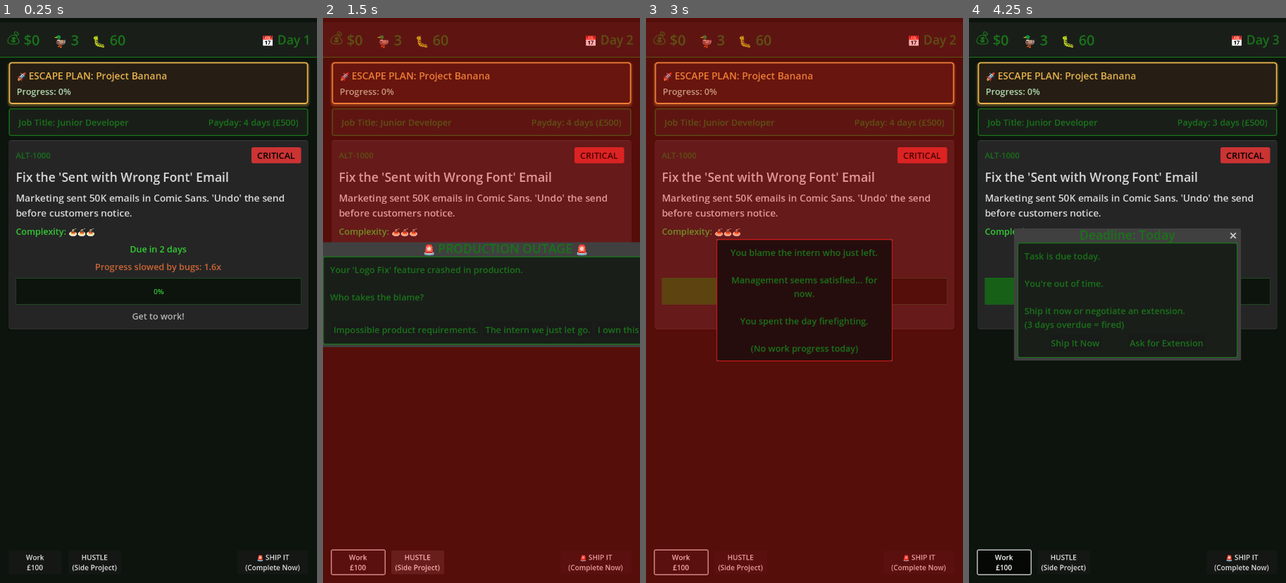
Above: before the commit, frames 1-4 (left to right).
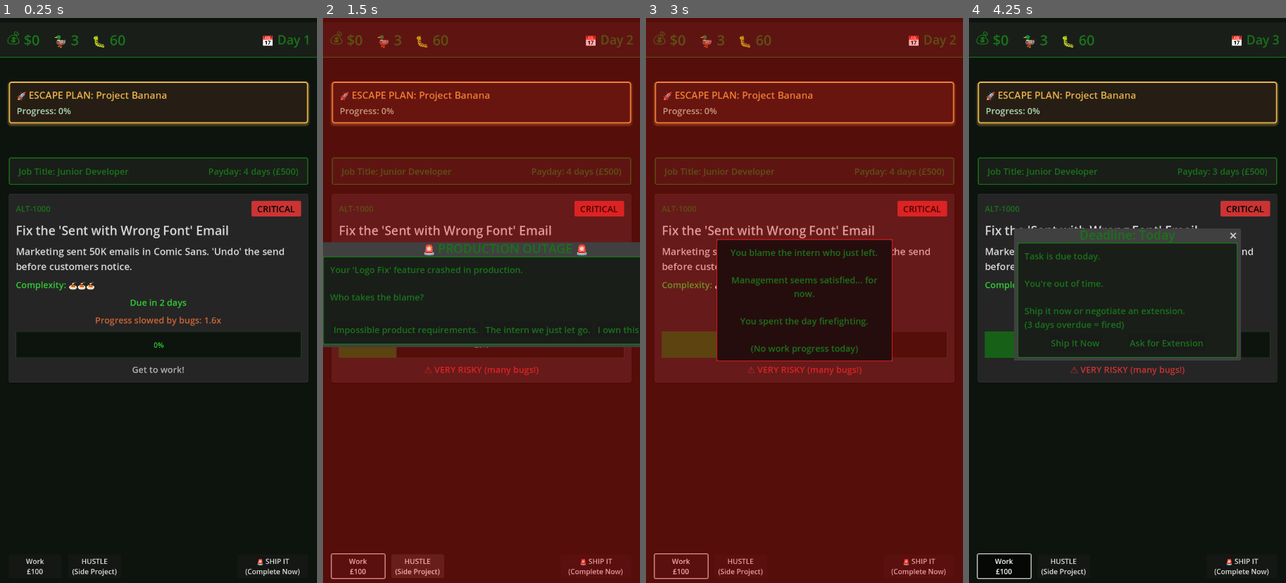
Above: after the commit, the same moments.

Repository: lmchoi/alt-f-this
Game: Godot game, scene res://scenes/game_ui.tscn
The game is run twice, just before and just after one commit, with the same random seed, the same clock (stepped at 60 frames per second) and the same inputs.
Inputs:
- Up to frame 1 (0.25 s): no input
- Up to frame 2 (1.5 s): click "Work £100" at 0.5 s; click "HUSTLE (Side Project)" at 1.25 s
- Up to frame 3 (3 s): click "🚨 SHIP IT (Complete Now)" at 2 s; click "The intern we just let go." at 2.75 s
- Up to frame 4 (4.25 s): click "Work £100" at 3.5 s

The runs differ from the first frame. In frame 1, 24% of the frame differs, in the area x 2-98%, y 7-99%; in frame 2, 7.4%; in frame 3, 8.9%; in frame 4, 19%.

Commit message:
Add top and bottom spacers in game ui

Diff:
--- a/scenes/game_ui.tscn
+++ b/scenes/game_ui.tscn
@@ -1,14 +1,14 @@
-[gd_scene load_steps=10 format=3 uid="uid://bkcqc3g6mk6ky"]
+[gd_scene load_steps=13 format=3 uid="uid://bkcqc3g6mk6ky"]
 
 [ext_resource type="Script" uid="uid://ccibd5kcuisnk" path="res://scenes/game_ui.gd" id="1_yubou"]
 [ext_resource type="Script" uid="uid://o4uecgfegpr2" path="res://scripts/ui/action_button.gd" id="2_rns2u"]
-[ext_resource type="PackedScene" path="res://scenes/top_bar.tscn" id="2_topbar"]
+[ext_resource type="PackedScene" uid="uid://bvq8yh3xqw7ej" path="res://scenes/top_bar.tscn" id="2_topbar"]
 [ext_resource type="PackedScene" path="res://scenes/job_info.tscn" id="3_jobinfo"]
-[ext_resource type="PackedScene" path="res://scenes/task_panel.tscn" id="3_taskpanel"]
-[ext_resource type="PackedScene" path="res://scenes/side_project_panel.tscn" id="4_sideproject"]
+[ext_resource type="PackedScene" uid="uid://bgkcmaeachwe4" path="res://scenes/task_panel.tscn" id="3_taskpanel"]
+[ext_resource type="PackedScene" uid="uid://c8y5kn7m2p3qr" path="res://scenes/side_project_panel.tscn" id="4_sideproject"]
 [ext_resource type="PackedScene" uid="uid://b5nqygpy3h33x" path="res://scenes/dialogs/event_popup.tscn" id="4_u2dgd"]
-[ext_resource type="PackedScene" uid="uid://cbvx8j3k2m5qr" path="res://scenes/dialogs/outage_consequence_popup.tscn" id="5_outage_consequence"]
-[ext_resource type="Theme" path="res://themes/dialog_theme.tres" id="5_dialog_theme"]
+[ext_resource type="Theme" uid="uid://f4lrrcd0nn1k" path="res://themes/dialog_theme.tres" id="5_dialog_theme"]
+[ext_resource type="PackedScene" path="res://scenes/dialogs/outage_consequence_popup.tscn" id="5_outage_consequence"]
 [ext_resource type="Script" uid="uid://c6kb37pd6cpiu" path="res://scenes/dialogs/deadline_dialog.gd" id="6_djwj0"]
 [ext_resource type="Script" uid="uid://c21qcpvp6sbak" path="res://scenes/dialogs/completion_dialog.gd" id="7_completion"]
 [ext_resource type="Script" uid="uid://57tvoy16rd5j" path="res://scenes/dialogs/outage_dialog.gd" id="7_e0pfi"]
@@ -31,54 +31,75 @@
 offset_top = 10.0
 grow_horizontal = 2
 grow_vertical = 2
-theme_override_constants/separation = 0
 
 [node name="TopBar" parent="VBoxContainer" instance=ExtResource("2_topbar")]
 layout_mode = 2
 
-[node name="SideProjectMargin" type="MarginContainer" parent="VBoxContainer"]
+[node name="TopSpacer" type="Control" parent="VBoxContainer"]
 layout_mode = 2
+size_flags_vertical = 3
+size_flags_stretch_ratio = 0.1
+
+[node name="BoxContainer" type="BoxContainer" parent="VBoxContainer"]
+layout_mode = 2
+size_flags_vertical = 6
+size_flags_stretch_ratio = 0.4
+
+[node name="SideProjectMargin" type="MarginContainer" parent="VBoxContainer/BoxContainer"]
+layout_mode = 2
+size_flags_horizontal = 3
 theme_override_constants/margin_left = 20
 theme_override_constants/margin_top = 10
 theme_override_constants/margin_right = 20
+theme_override_constants/margin_bottom = 10
 
-[node name="SideProjectPanel" parent="VBoxContainer/SideProjectMargin" instance=ExtResource("4_sideproject")]
+[node name="SideProjectPanel" parent="VBoxContainer/BoxContainer/SideProjectMargin" instance=ExtResource("4_sideproject")]
 layout_mode = 2
 
-
-[node name="JobInfoMargin" type="MarginContainer" parent="VBoxContainer"]
+[node name="JobMarginContainer" type="MarginContainer" parent="VBoxContainer"]
 layout_mode = 2
+size_flags_vertical = 6
+size_flags_stretch_ratio = 2.0
 theme_override_constants/margin_left = 20
 theme_override_constants/margin_top = 10
 theme_override_constants/margin_right = 20
+theme_override_constants/margin_bottom = 10
 
-[node name="JobInfo" parent="VBoxContainer/JobInfoMargin" instance=ExtResource("3_jobinfo")]
+[node name="VBoxContainer" type="VBoxContainer" parent="VBoxContainer/JobMarginContainer"]
+layout_mode = 2
+theme_override_constants/separation = 20
+
+[node name="JobInfoMargin" type="MarginContainer" parent="VBoxContainer/JobMarginContainer/VBoxContainer"]
 layout_mode = 2
 
-[node name="TaskPanelMargin" type="MarginContainer" parent="VBoxContainer"]
+[node name="JobInfo" parent="VBoxContainer/JobMarginContainer/VBoxContainer/JobInfoMargin" instance=ExtResource("3_jobinfo")]
 layout_mode = 2
+
+[node name="TaskPanelMargin" type="MarginContainer" parent="VBoxContainer/JobMarginContainer/VBoxContainer"]
+layout_mode = 2
+
+[node name="TaskPanel" parent="VBoxContainer/JobMarginContainer/VBoxContainer/TaskPanelMargin" instance=ExtResource("3_taskpanel")]
+layout_mode = 2
+
+[node name="BottomSpacer" type="Control" parent="VBoxContainer"]
+layout_mode = 2
+size_flags_vertical = 3
+
+[node name="ActionPanelMargin" type="MarginContainer" parent="VBoxContainer"]
+layout_mode = 2
+size_flags_vertical = 3
+size_flags_stretch_ratio = 0.2
 theme_override_constants/margin_left = 20
 theme_override_constants/margin_top = 10
 theme_override_constants/margin_right = 20
+theme_override_constants/margin_bottom = 10
 
-[node name="TaskPanel" parent="VBoxContainer/TaskPanelMargin" instance=ExtResource("3_taskpanel")]
+[node name="ActionButtons" type="HBoxContainer" parent="VBoxContainer/ActionPanelMargin"]
 layout_mode = 2
+size_flags_vertical = 4
+theme_override_constants/separation = 15
 
-[node name="ActionButtons" type="HBoxContainer" parent="."]
-anchors_preset = 12
-anchor_top = 1.0
-anchor_right = 1.0
-anchor_bottom = 1.0
-offset_left = 20.0
-offset_top = -60.0
-offset_right = -20.0
-offset_bottom = -20.0
-grow_horizontal = 2
-grow_vertical = 0
-theme_override_constants/separation = 15
-alignment = 0
-
-[node name="WorkButton" type="Button" parent="ActionButtons"]
+[node name="WorkButton" type="Button" parent="VBoxContainer/ActionPanelMargin/ActionButtons"]
 unique_name_in_owner = true
 custom_minimum_size = Vector2(120, 40)
 layout_mode = 2
@@ -87,7 +108,7 @@
 script = ExtResource("2_rns2u")
 metadata/_custom_type_script = "uid://o4uecgfegpr2"
 
-[node name="SlackButton" type="Button" parent="ActionButtons"]
+[node name="SlackButton" type="Button" parent="VBoxContainer/ActionPanelMargin/ActionButtons"]
 unique_name_in_owner = true
 custom_minimum_size = Vector2(120, 40)
 layout_mode = 2
@@ -96,11 +117,11 @@
 script = ExtResource("2_rns2u")
 metadata/_custom_type_script = "uid://o4uecgfegpr2"
 
-[node name="Spacer" type="Control" parent="ActionButtons"]
+[node name="Spacer" type="Control" parent="VBoxContainer/ActionPanelMargin/ActionButtons"]
 layout_mode = 2
 size_flags_horizontal = 3
 
-[node name="ShipItButton" type="Button" parent="ActionButtons"]
+[node name="ShipItButton" type="Button" parent="VBoxContainer/ActionPanelMargin/ActionButtons"]
 unique_name_in_owner = true
 custom_minimum_size = Vector2(160, 40)
 layout_mode = 2
@@ -110,7 +131,6 @@
 metadata/_custom_type_script = "uid://o4uecgfegpr2"
 
 [node name="EventPopup" parent="." instance=ExtResource("4_u2dgd")]
-initial_position = 1
 visible = false
 
 [node name="OutageConsequencePopup" parent="." instance=ExtResource("5_outage_consequence")]
--- a/themes/badge_theme.tres
+++ b/themes/badge_theme.tres
@@ -1,48 +1,48 @@
-[gd_resource type="Theme" load_steps=5 format=3]
+[gd_resource type="Theme" load_steps=5 format=3 uid="uid://c1x3tdoam8wd8"]
 
 [sub_resource type="StyleBoxFlat" id="StyleBoxFlat_critical"]
+content_margin_left = 8.0
+content_margin_top = 4.0
+content_margin_right = 8.0
+content_margin_bottom = 4.0
 bg_color = Color(0.8, 0.2, 0.2, 1)
 corner_radius_top_left = 4
 corner_radius_top_right = 4
 corner_radius_bottom_right = 4
 corner_radius_bottom_left = 4
+
+[sub_resource type="StyleBoxFlat" id="StyleBoxFlat_optics"]
 content_margin_left = 8.0
 content_margin_top = 4.0
 content_margin_right = 8.0
 content_margin_bottom = 4.0
-
-[sub_resource type="StyleBoxFlat" id="StyleBoxFlat_optics"]
 bg_color = Color(0.9, 0.5, 0.9, 1)
 corner_radius_top_left = 4
 corner_radius_top_right = 4
 corner_radius_bottom_right = 4
 corner_radius_bottom_left = 4
+
+[sub_resource type="StyleBoxFlat" id="StyleBoxFlat_technical"]
 content_margin_left = 8.0
 content_margin_top = 4.0
 content_margin_right = 8.0
 content_margin_bottom = 4.0
-
-[sub_resource type="StyleBoxFlat" id="StyleBoxFlat_technical"]
-bg_color = Color(0.4, 0.7, 1.0, 1)
+bg_color = Color(0.4, 0.7, 1, 1)
 corner_radius_top_left = 4
 corner_radius_top_right = 4
 corner_radius_bottom_right = 4
 corner_radius_bottom_left = 4
+
+[sub_resource type="StyleBoxFlat" id="StyleBoxFlat_urgent"]
 content_margin_left = 8.0
 content_margin_top = 4.0
 content_margin_right = 8.0
 content_margin_bottom = 4.0
-
-[sub_resource type="StyleBoxFlat" id="StyleBoxFlat_urgent"]
 bg_color = Color(0.8, 0.8, 0.2, 1)
 corner_radius_top_left = 4
 corner_radius_top_right = 4
 corner_radius_bottom_right = 4
 corner_radius_bottom_left = 4
-content_margin_left = 8.0
-content_margin_top = 4.0
-content_margin_right = 8.0
-content_margin_bottom = 4.0
 
 [resource]
 Label/font_sizes/font_size = 20
--- a/themes/dialog_theme.tres
+++ b/themes/dialog_theme.tres
@@ -1,6 +1,10 @@
-[gd_resource type="Theme" load_steps=3 format=3]
+[gd_resource type="Theme" load_steps=3 format=3 uid="uid://f4lrrcd0nn1k"]
 
 [sub_resource type="StyleBoxFlat" id="StyleBoxFlat_dialog_panel"]
+content_margin_left = 16.0
+content_margin_top = 16.0
+content_margin_right = 16.0
+content_margin_bottom = 16.0
 bg_color = Color(0.1, 0.12, 0.1, 1)
 border_width_left = 2
 border_width_top = 2
@@ -11,10 +15,6 @@
 corner_radius_top_right = 4
 corner_radius_bottom_right = 4
 corner_radius_bottom_left = 4
-content_margin_left = 16.0
-content_margin_top = 16.0
-content_margin_right = 16.0
-content_margin_bottom = 16.0
 
 [sub_resource type="StyleBoxFlat" id="StyleBoxFlat_title_panel"]
 bg_color = Color(0.05, 0.08, 0.05, 1)
@@ -26,7 +26,7 @@
 AcceptDialog/font_sizes/title_font_size = 28
 AcceptDialog/styles/panel = SubResource("StyleBoxFlat_dialog_panel")
 AcceptDialog/styles/title_panel = SubResource("StyleBoxFlat_title_panel")
+Button/colors/font_color = Color(0.1, 0.45, 0.1, 1)
+Button/font_sizes/font_size = 20
 Label/colors/font_color = Color(0.1, 0.45, 0.1, 1)
 Label/font_sizes/font_size = 20
-Button/font_sizes/font_size = 20
-Button/colors/font_color = Color(0.1, 0.45, 0.1, 1)
--- /dev/null
+++ b/themes/game_ui_margin.tres
@@ -0,0 +1,3 @@
+[gd_resource type="Theme" format=3 uid="uid://bnaaobmyab6lo"]
+
+[resource]
--- a/themes/main_theme.tres
+++ b/themes/main_theme.tres
@@ -1,20 +1,4 @@
-[gd_resource type="Theme" load_steps=7 format=3]
-
-;; FONT SIZE HIERARCHY
-;; This theme defines base defaults. Scene files (.tscn) override specific elements as needed.
-;;
-;; Design System:
-;; - 48px: End game title (dramatic impact)
-;; - 32px: Top bar stats (always visible, critical info)
-;; - 28px: Task titles, dialog titles (primary headings)
-;; - 24px: Progress percentage, deadline (high visibility metrics)
-;; - 22px: Task description, action buttons (important actions)
-;; - 20px: Base labels, metadata, badges (minimum readable size - theme default)
-;;
-;; To change font sizes:
-;; 1. Update scene-specific overrides in .tscn files (e.g., scenes/task_panel.tscn)
-;; 2. Update theme defaults below (Label/Button font_sizes)
-;; 3. Keep this comment in sync with actual usage
+[gd_resource type="Theme" load_steps=4 format=3 uid="uid://buaicsh0r3xyc"]
 
 [sub_resource type="StyleBoxFlat" id="StyleBoxFlat_panel_standard"]
 bg_color = Color(0.1, 0.12, 0.1, 1)
@@ -27,30 +11,6 @@
 corner_radius_top_right = 4
 corner_radius_bottom_right = 4
 corner_radius_bottom_left = 4
-
-[sub_resource type="StyleBoxFlat" id="StyleBoxFlat_panel_with_shadow"]
-bg_color = Color(0.1, 0.12, 0.1, 1)
-border_width_left = 2
-border_width_top = 2
-border_width_right = 2
-border_width_bottom = 2
-border_color = Color(0.1, 0.45, 0.1, 1)
-corner_radius_top_left = 4
-corner_radius_top_right = 4
-corner_radius_bottom_right = 4
-corner_radius_bottom_left = 4
-shadow_color = Color(0.1, 0.45, 0.1, 0.3)
-shadow_size = 4
-shadow_offset = Vector2(0, 2)
-
-[sub_resource type="StyleBoxFlat" id="StyleBoxFlat_top_bar"]
-bg_color = Color(0.1, 0.12, 0.1, 1)
-border_width_bottom = 2
-border_color = Color(0.1, 0.45, 0.1, 1)
-content_margin_left = 15.0
-content_margin_top = 12.0
-content_margin_right = 15.0
-content_margin_bottom = 12.0
 
 [sub_resource type="StyleBoxFlat" id="StyleBoxFlat_progress_bg"]
 bg_color = Color(0.05, 0.08, 0.05, 1)
@@ -68,15 +28,12 @@
 border_width_bottom = 1
 border_color = Color(0.1, 0.45, 0.1, 1)
 
-[sub_resource type="StyleBoxFlat" id="StyleBoxFlat_overlay_bg"]
-bg_color = Color(0.05, 0.08, 0.05, 0.95)
-
 [resource]
+Button/colors/font_color = Color(0.1, 0.45, 0.1, 1)
+Button/font_sizes/font_size = 22
+Label/colors/font_color = Color(0.1, 0.45, 0.1, 1)
+Label/font_sizes/font_size = 20
 Panel/styles/panel = SubResource("StyleBoxFlat_panel_standard")
 PanelContainer/styles/panel = SubResource("StyleBoxFlat_panel_standard")
 ProgressBar/styles/background = SubResource("StyleBoxFlat_progress_bg")
 ProgressBar/styles/fill = SubResource("StyleBoxFlat_progress_fill")
-Label/colors/font_color = Color(0.1, 0.45, 0.1, 1)
-Label/font_sizes/font_size = 20
-Button/colors/font_color = Color(0.1, 0.45, 0.1, 1)
-Button/font_sizes/font_size = 22
